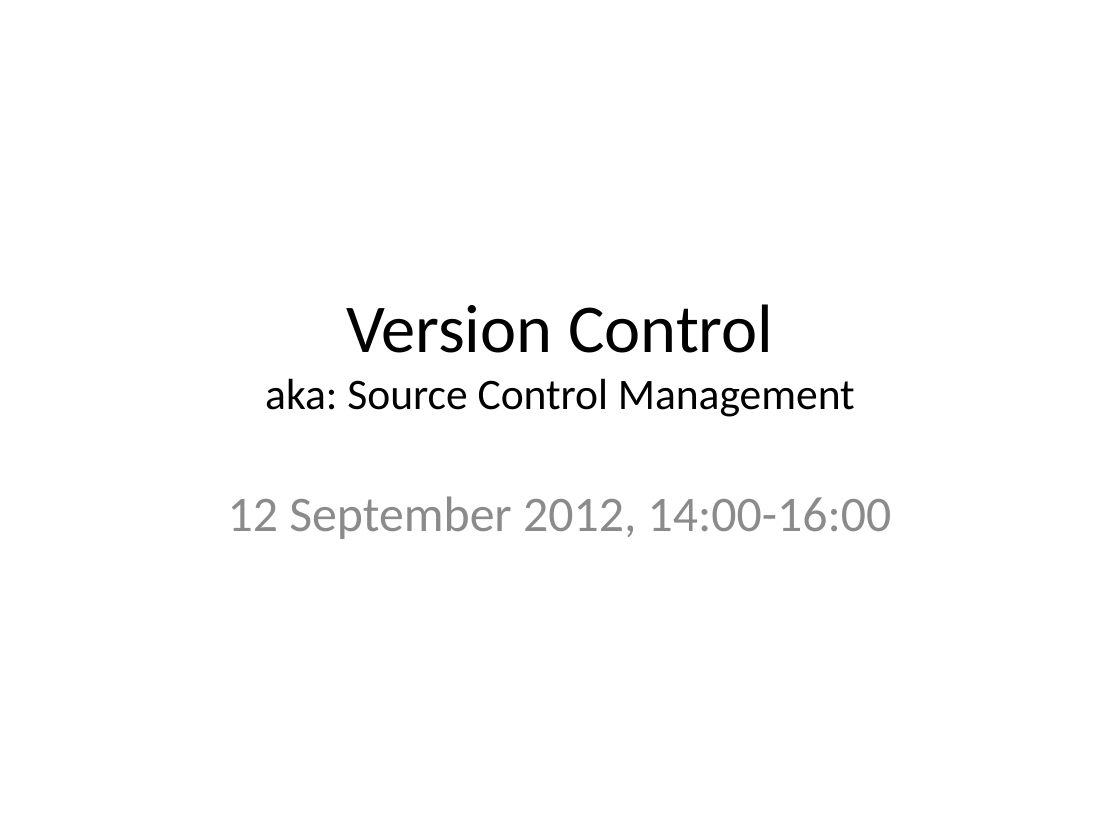
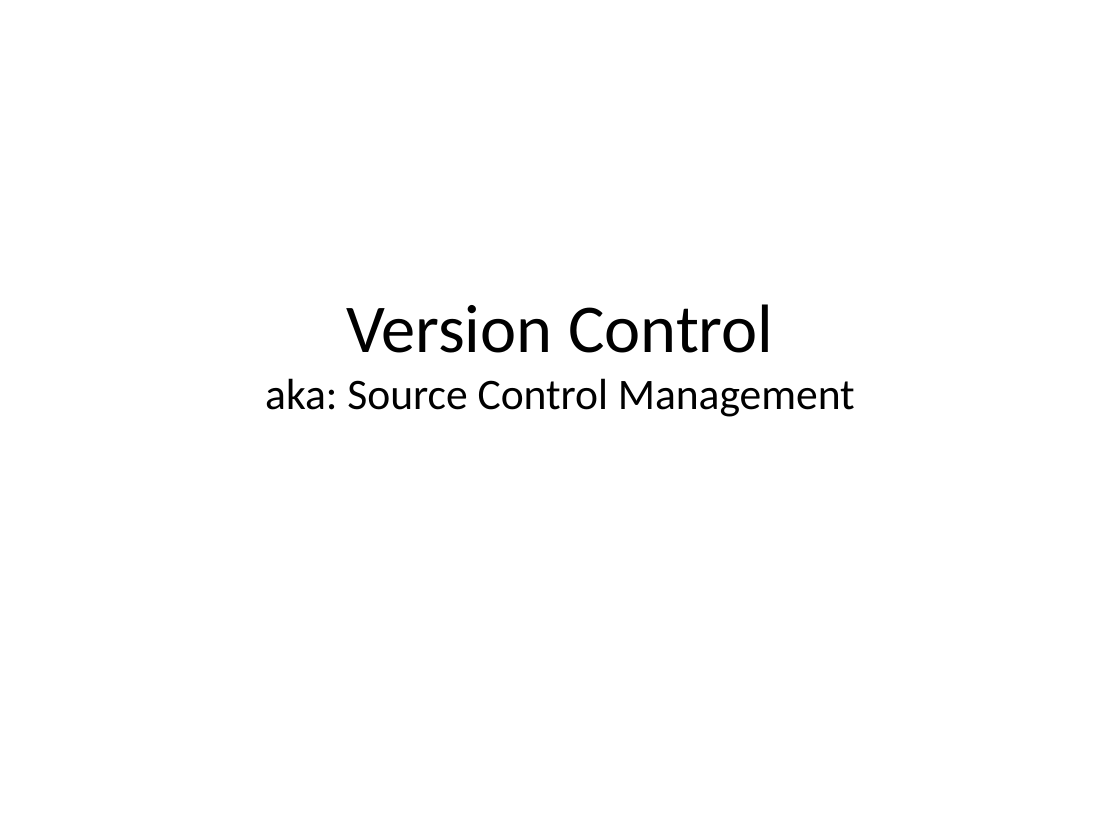
Before and after one commit to naturalis/arangs, a slide deck: slide 1 of doc/slides/day2/session3/RCS.pptx. Drawn at 1120x840 pixels with LibreOffice and Linux fonts; fonts in the diff are those of the drawing. Boxes give left, top, right and bottom in pixels: in the first picture for what was removed or moved away, otherwise in the second. Text is boxed around its words. In the diff, an @@ line names an element or a change of style, - is before the commit and + after.

```diff
--- a/doc/slides/day2/session3/RCS.pptx
+++ b/doc/slides/day2/session3/RCS.pptx
@@ subtitle removed at (228, 496, 892, 539) @@
-12 September 2012, 14:00-16:00
```
Also in this commit, not shown: 1 other slide changed.
